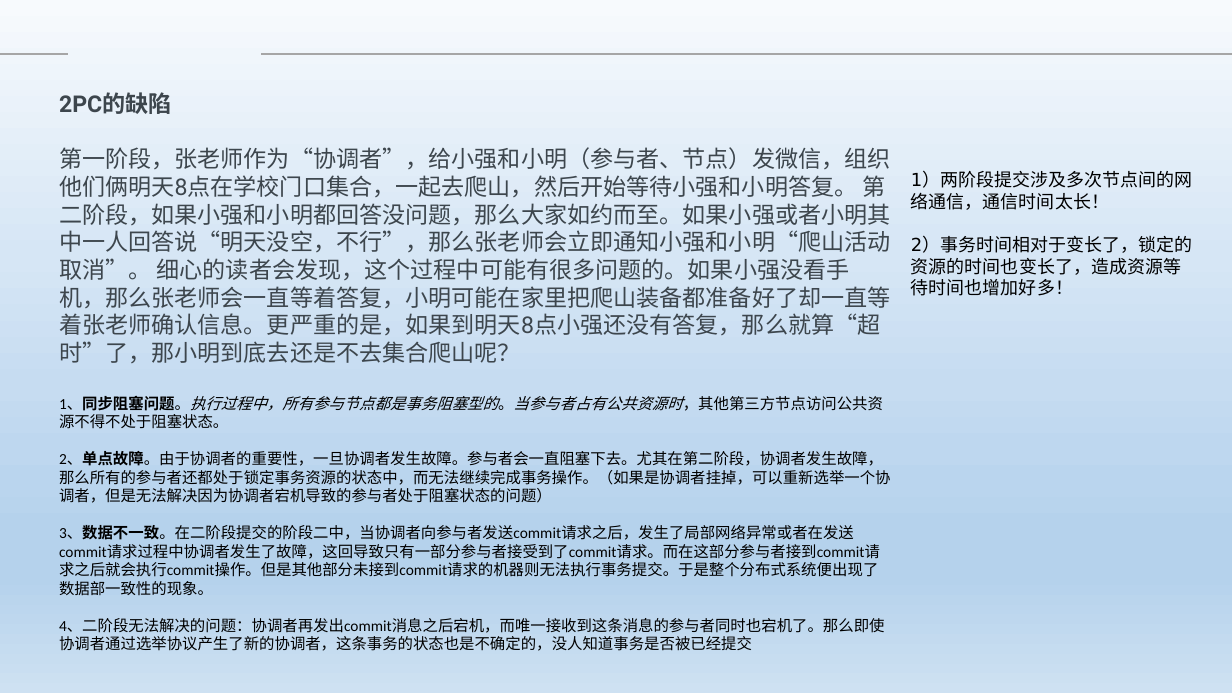
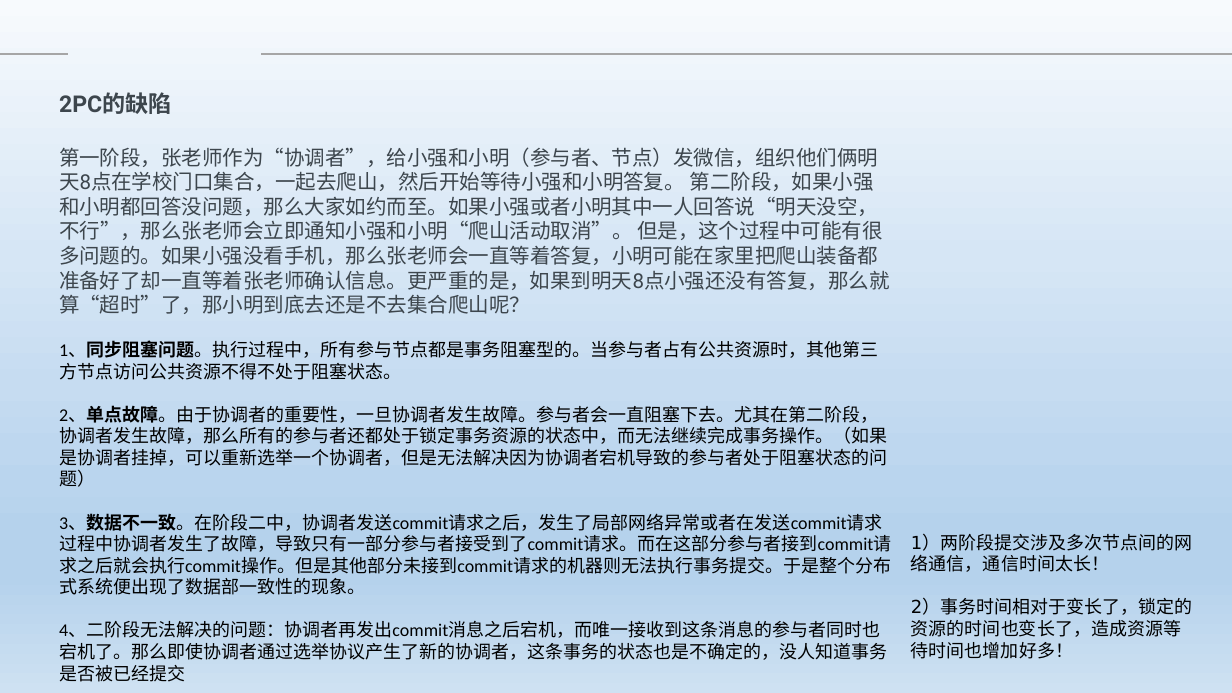
Before and after one commit to Heffie199/zhao_Note, a slide deck: slide 16 of 分布式事务的解决方案 .pptx. Drawn at 1232x693 pixels with LibreOffice and Linux fonts; fonts in the diff are those of the drawing; background and template pictures are left out. Boxes give left, top, right and bottom in pixels: in the first picture for what was removed or moved away, otherwise in the second. Text is boxed around its words. In the diff, an @@ line names an element or a change of style, - is before the commit and + after.

```diff
--- a/分布式事务的解决方案 .pptx
+++ b/分布式事务的解决方案 .pptx
@@ text at (59, 147, 890, 314): text changed; size 18 to 16 pt @@
-第一阶段，张老师作为“协调者”，给小强和小明（参与者、节点）发微信，组织他们俩明天8点在学校门口集合，一起去爬山，然后开始等待小强和小明答复。 第二阶段，如果小强和小明都回答没问题，那么大家如约而至。如果小强或者小明其中一人回答说“明天没空，不行”，那么张老师会立即通知小强和小明“爬山活动取消”。 细心的读者会发现，这个过程中可能有很多问题的。如果小强没看手机，那么张老师会一直等着答复，小明可能在家里把爬山装备都准备好了却一直等着张老师确认信息。更严重的是，如果到明天8点小强还没有答复，那么就算“超时”了，那小明到底去还是不去集合爬山呢？
+第一阶段，张老师作为“协调者”，给小强和小明（参与者、节点）发微信，组织他们俩明天8点在学校门口集合，一起去爬山，然后开始等待小强和小明答复。 第二阶段，如果小强和小明都回答没问题，那么大家如约而至。如果小强或者小明其中一人回答说“明天没空，不行”，那么张老师会立即通知小强和小明“爬山活动取消”。 但是，这个过程中可能有很多问题的。如果小强没看手机，那么张老师会一直等着答复，小明可能在家里把爬山装备都准备好了却一直等着张老师确认信息。更严重的是，如果到明天8点小强还没有答复，那么就算“超时”了，那小明到底去还是不去集合爬山呢？
@@ text at (59, 341, 888, 682): size 12 to 14 pt in "1、同步阻塞问题。执行过程中，所有参与节点都是事务阻塞型的。当参与者占有公共资源时，其他第三方节点访问公共资源不得不处于 ...", "2、单点故障。由于协调者的重要性，一旦协调者发生故障。参与者会一直阻塞下去。尤其在第二阶段，协调者发生故障，那么所有的参 ...", "4、二阶段无法解决的问题：协调者再发出commit消息之后宕机，而唯一接收到这条消息的参与者同时也宕机了。那么即使协调者 ..."; italic off in "1、同步阻塞问题。执行过程中，所有参与节点都是事务阻塞型的。当参与者占有公共资源时，其他第三方节点访问公共资源不得不处于 ..." @@
@@ text "1）两阶段提交涉及多次节点间的网络通信，通信时间太长！": place and size @@
-text "1）两阶段提交涉及多次节点间的网络通信，通信时间太长！" at (911, 172, 1193, 296)
+text "1）两阶段提交涉及多次节点间的网络通信，通信时间太长！" at (911, 535, 1193, 659)
@@ text at (59, 514, 892, 595): text changed; size 12 to 14 pt @@
-3、数据不一致。在二阶段提交的阶段二中，当协调者向参与者发送commit请求之后，发生了局部网络异常或者在发送commit请求过程中协调者发生了故障，这回导致只有一部分参与者接受到了commit请求。而在这部分参与者接到commit请求之后就会执行commit操作。但是其他部分未接到commit请求的机器则无法执行事务提交。于是整个分布式系统便出现了数据部一致性的现象。
+3、数据不一致。在阶段二中，协调者发送commit请求之后，发生了局部网络异常或者在发送commit请求过程中协调者发生了故障，导致只有一部分参与者接受到了commit请求。而在这部分参与者接到commit请求之后就会执行commit操作。但是其他部分未接到commit请求的机器则无法执行事务提交。于是整个分布式系统便出现了数据部一致性的现象。
```
Also in this commit, not shown: 12 other slides changed.
